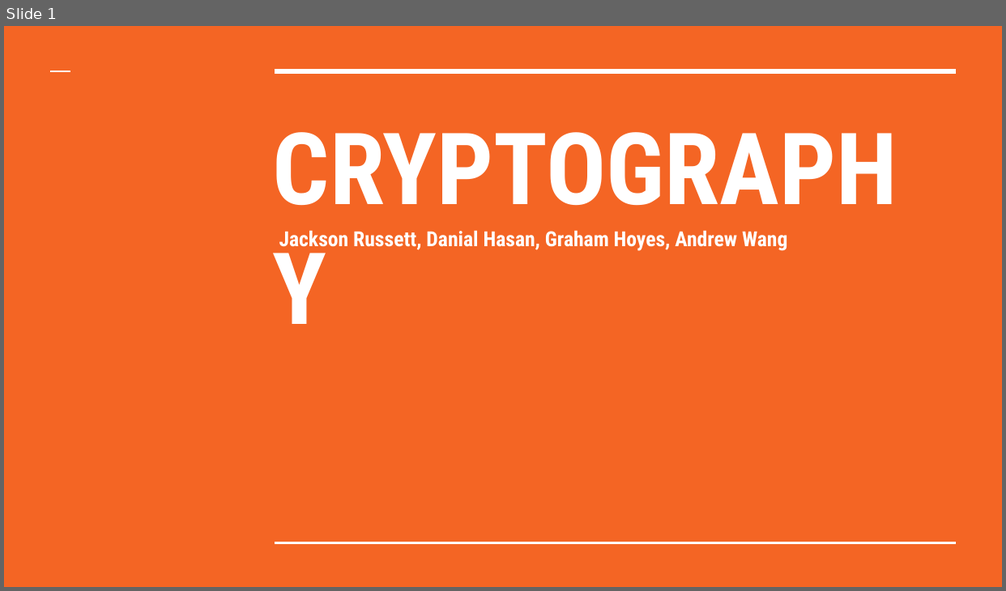
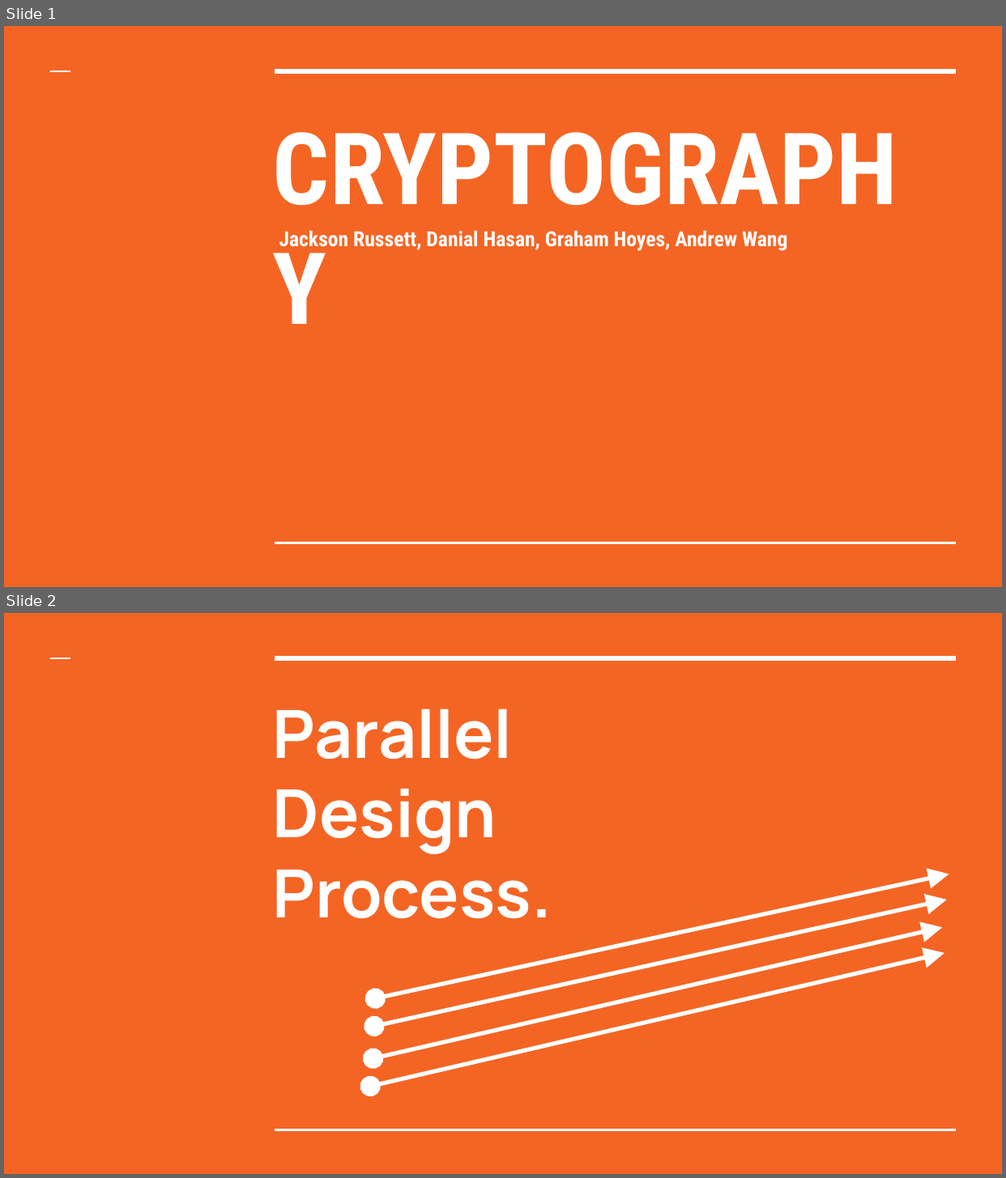
Before and after one commit to grahamhoyes/utek-programming-team15, a slide deck: CRYPTOGRAPHY.pptx. Shown one above the other, each under a label of ours: slide 1 before the commit, slides 1 and 2 after it. The pictures are 1006x591 and 1006x1178 pixels, drawn with LibreOffice and Linux fonts; fonts in the diff are those of the drawing. Boxes give left, top, right and bottom in pixels: in the first picture for what was removed or moved away, otherwise in the second. Text is boxed around its words. In the diff, an @@ line names an element or a change of style, - is before the commit and + after.

```diff
--- a/CRYPTOGRAPHY.pptx
+++ b/CRYPTOGRAPHY.pptx
@@ slide 2 added at bbox=[4, 613, 1002, 1174], background #F46524; not listed: 3 template elements that a slide beside it also shows @@
@@ title added at bbox=[273, 709, 552, 919], 48 pt, text #FFFFFF, bold @@
+Parallel
+Design
+Process.
@@ double arrow added from (375, 999) to (949, 875), #FFFFFF 3 pt @@
@@ double arrow added from (374, 1026) to (947, 900), #FFFFFF 3 pt @@
@@ double arrow added from (373, 1059) to (942, 927), #FFFFFF 3 pt @@
@@ double arrow added from (370, 1086) to (944, 953), #FFFFFF 3 pt @@
```
Also in this commit, not shown: 3 slides changed, 1 other slide added, 2 other files.
